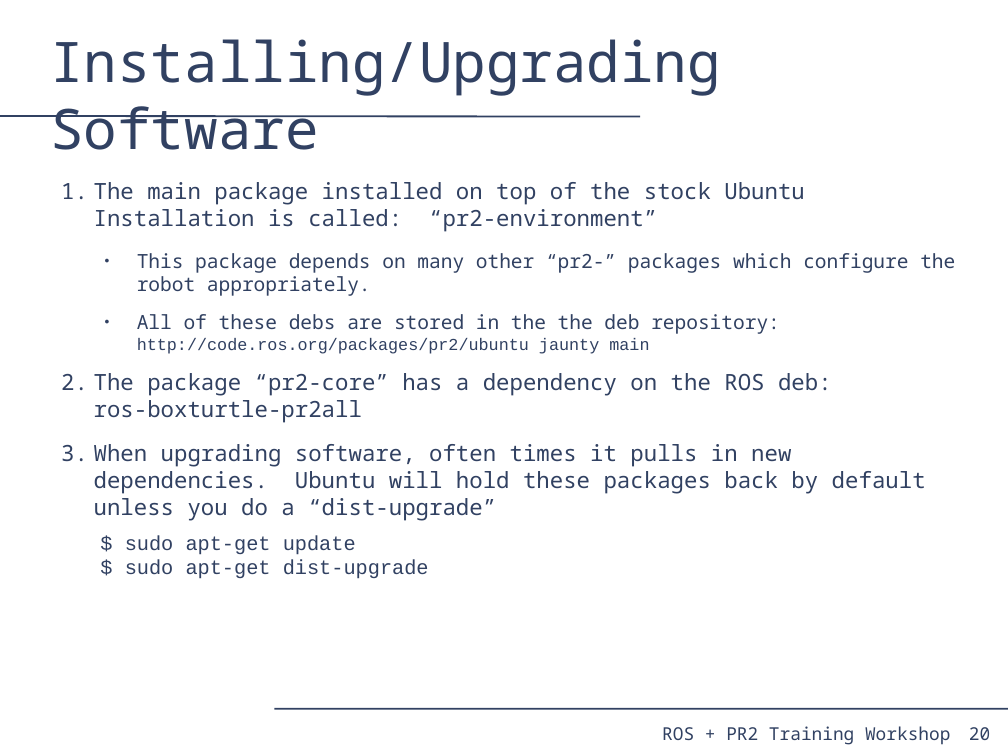
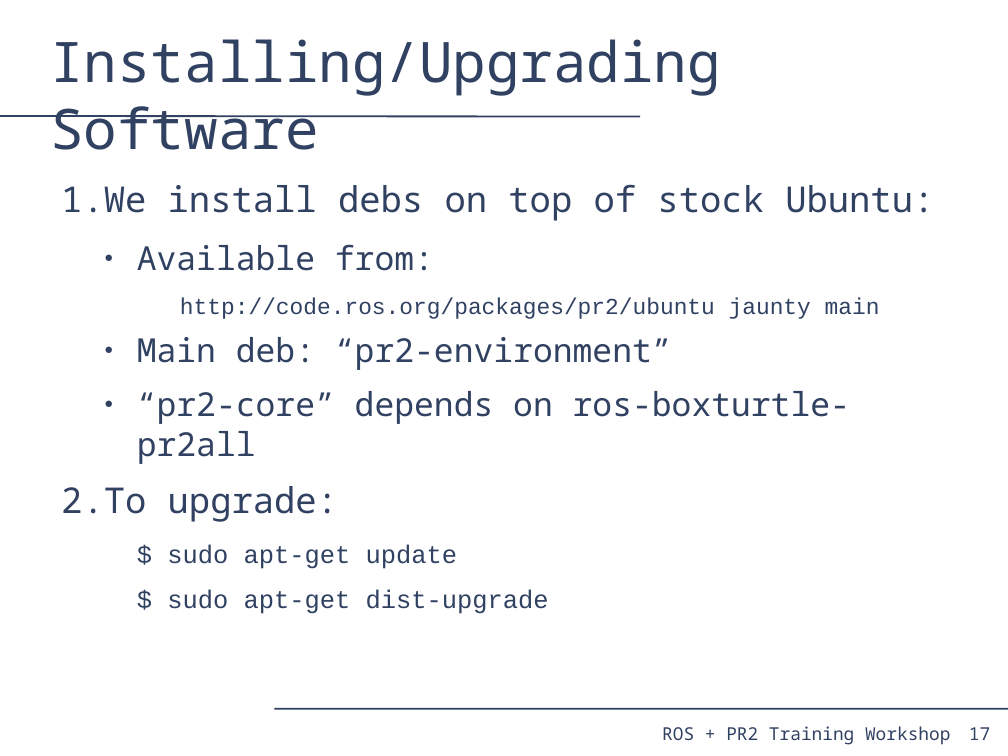
Before and after one commit to PR2/pr2_docs, a slide deck: slide 17 of pr2_training_workshop/pr2_sysadmin/pr2_syasdmin.odp (slide 20 before the commit). Drawn at 1008x756 pixels with LibreOffice and Linux fonts; fonts in the diff are those of the drawing. Boxes give left, top, right and bottom in pixels: in the first picture for what was removed or moved away, otherwise in the second. Text is boxed around its words. In the diff, an @@ line names an element or a change of style, - is before the commit and + after.

```diff
--- a/pr2_training_workshop/pr2_sysadmin/pr2_syasdmin.odp
+++ b/pr2_training_workshop/pr2_sysadmin/pr2_syasdmin.odp
@@ text at (x1=61, y1=184, x2=934, y2=614): text changed; size 17.6 to 26 pt @@
-1. The main package installed on top of the stock Ubuntu Installation is called: “pr2-environment”
-  ● This package depends on many other “pr2-” packages which configure the robot appropriately.
-  ● All of these debs are stored in the the deb repository:
-    http://code.ros.org/packages/pr2/ubuntu jaunty main
-2. The package “pr2-core” has a dependency on the ROS deb:
-   ros-boxturtle-pr2all
-3. When upgrading software, often times it pulls in new dependencies. Ubuntu will hold these packages back by default unless you do a “dist-upgrade”
+1. We install debs on top of stock Ubuntu:
+  ● Available from:
+    http://code.ros.org/packages/pr2/ubuntu jaunty main
+  ● Main deb: “pr2-environment”
+  ● “pr2-core” depends on ros-boxturtle-pr2all
+2. To upgrade:
+  $ sudo apt-get update
+  $ sudo apt-get dist-upgrade
@@ text removed at (x1=125, y1=536, x2=429, y2=579) @@
-$ sudo apt-get update
-$ sudo apt-get dist-upgrade
@@ page number at (x1=969, y1=727, x2=990, y2=740): text changed @@
-20
+17
```
Also in this commit, not shown: 9 other slides changed, 6 slides added, 6 slides removed, 1 other file.
